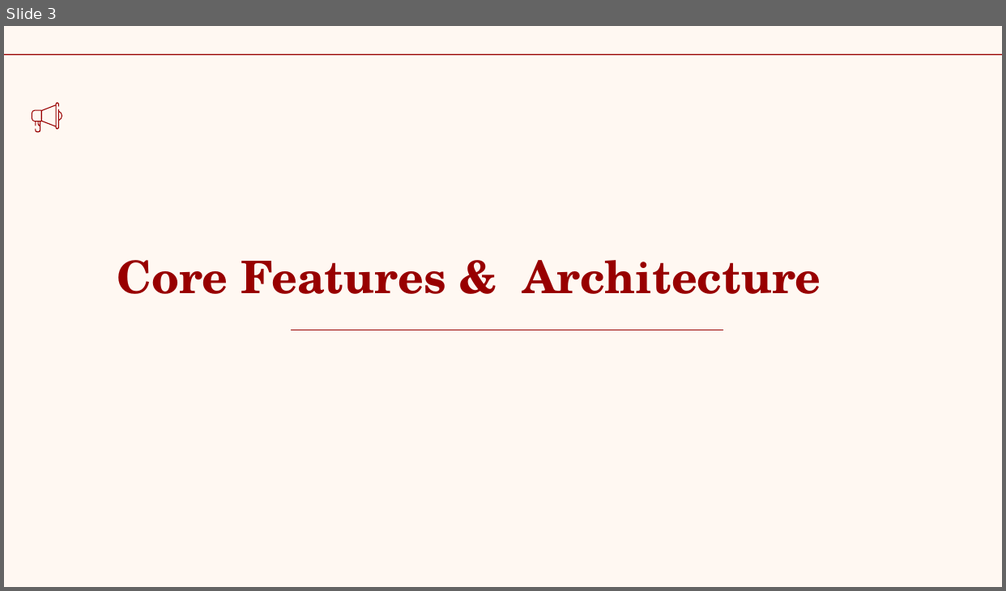
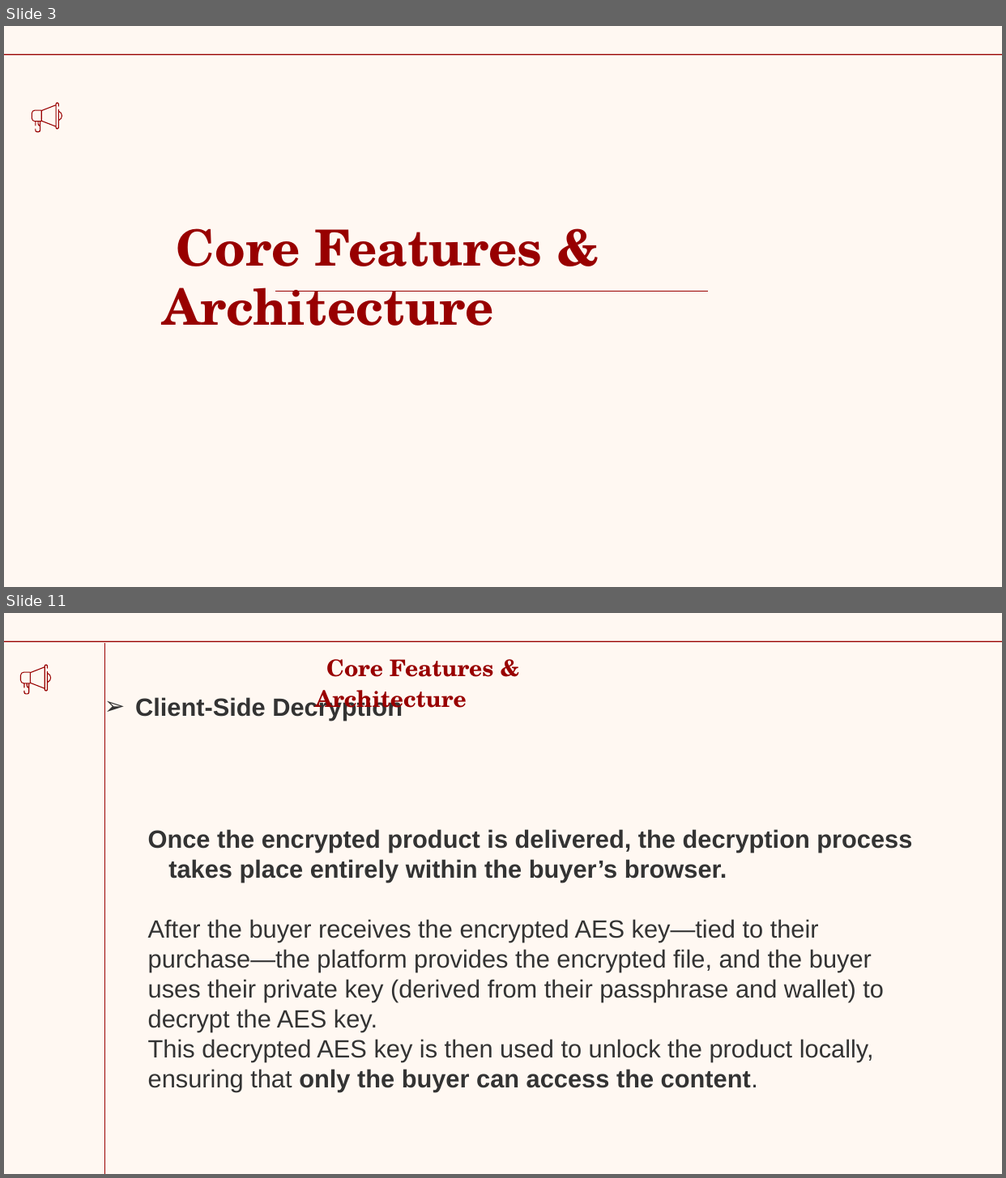
Before and after one commit to stfx86/SupplierMS, a slide deck: overview.pptx. Shown one above the other, each under a label of ours: slide 3 before the commit, slides 3 and 11 after it; the slides between them are not shown. The pictures are 1006x591 and 1006x1178 pixels, drawn with LibreOffice and Linux fonts; fonts in the diff are those of the drawing. Boxes give left, top, right and bottom in pixels: in the first picture for what was removed or moved away, otherwise in the second. Text is boxed around its words. In the diff, an @@ line names an element or a change of style, - is before the commit and + after.

```diff
--- a/overview.pptx
+++ b/overview.pptx
@@ slide 11 added at <box>4,613,1002,1174</box>, background #FFF8F2; not listed: 1 template element that a slide beside it also shows @@
@@ line added from (104, 1174) to (104, 643), #980000 0.75 pt @@
@@ text added at <box>315,659,494,715</box>, 16.5 pt, text #980000, bold @@
+Core Features & Architecture
@@ freeform shape added at <box>20,664,51,694</box>, fill #980000 @@
@@ text added at <box>135,696,403,720</box>, 18 pt, text #333333, bold @@
+➢ Client-Side Decryption
@@ text added at <box>148,829,912,1093</box>, 18 pt, text #333333 @@
+Once the encrypted product is delivered, the decryption process takes place entirely within the buyer’s browser.
+After the buyer receives the encrypted AES key—tied to their purchase—the platform provides the encrypted file, and the buyer uses their private key (derived from their passphrase and wallet) to decrypt the AES key.
+This decrypted AES key is then used to unlock the product locally, ensuring that only the buyer can access the content.
@@ slide 3 changed as well @@
@@ title "Core Features & Architecture": place and size @@
-title "Core Features & Architecture" at <box>117,260,821,294</box>
+title "Core Features & Architecture" at <box>163,228,542,326</box>
@@ title "Core Features & Architecture" at <box>163,228,542,326</box>: size 32.4 to 36 pt @@
@@ line moved from (722, 331) - (291, 331) to (708, 292) - (275, 292) @@
```
Also in this commit, not shown: 14 other slides changed, 9 other slides added, 1 slide removed, 2 other files.
